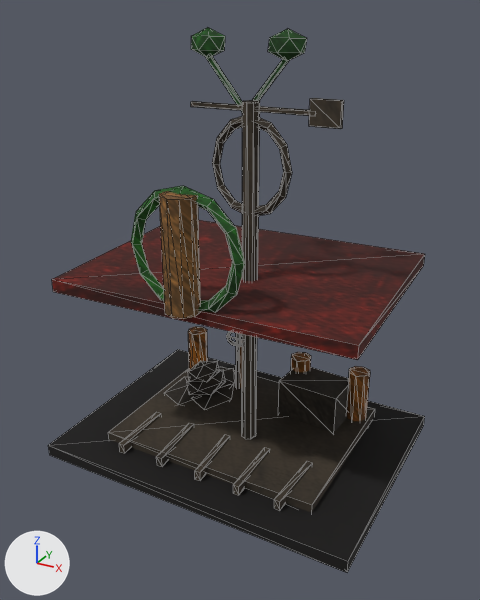
What one commit did to the glTF model pilots/map-rebuild-spike/landmarks/seed-run/center-seed-vault.glb.
Rendered twice from a 50 mm lens placed at (4.97, -9.2, 7.43), pointed at (0.06, -0.27, 2.97). Lighting does not change. The marker at lower left points along +X, +Y and +Z. The older version comes first. Mesh edges are drawn as thin lines. Vertices at exactly the same position are counted once.

Names of what the first picture shows: 'center-seed-vault'.
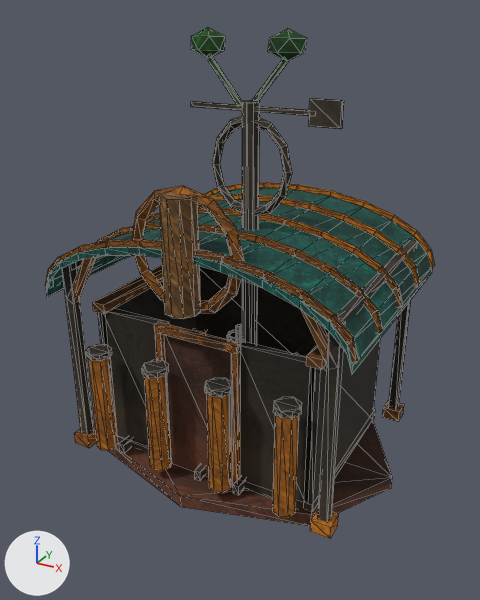
Commit message: art(store): Seed Run — enclose and brace the curved seed vault

What differs and where, as boxes [x1, y1, x2, y2] in the pictures (480 x 600 px):
'center-seed-vault', reshaped (6% shorter)
    before: [48, 27, 425, 572]
    after: [45, 27, 434, 538]
part 1 of me_center_seed_vault_mesh, added (brown)
    after: [109, 420, 392, 526]
part 2 of me_center_seed_vault_mesh, rebuilt (33% taller)
    before: [52, 220, 425, 360]
    after: [46, 187, 432, 374]
part 3 of me_center_seed_vault_mesh, built on
    before: [48, 349, 425, 572]
    after: [45, 182, 434, 538]
part 4 of me_center_seed_vault_mesh, surface changed (green to brown)
    both: [131, 186, 244, 312]

Patch to the scene script:
```diff
--- a/pilots/map-rebuild-spike/landmarks/seed-run/center-seed-vault.glb.py
+++ b/pilots/map-rebuild-spike/landmarks/seed-run/center-seed-vault.glb.py
@@ me_center_seed_vault_mesh @@
 # used by ob_center_seed_vault; location = (0.0, 0.0, 0.0)
-me_center_seed_vault_mesh.from_pydata(...)  # 460 vertices, 800 faces; spans x -2.85..2.85, y -2.16..2.16, z 0.0..7.17
+me_center_seed_vault_mesh.from_pydata(...)  # 1320 vertices, 2148 faces; spans x -2.85..2.85, y -2.16..2.16, z 0.0..7.17
+# me_center_seed_vault_mesh part 1: a new loose piece, an 8-sided cylinder along z spanning x -2.85..2.85, y -2.14..2.05, z 0.0..0.22, in mat_seed_runlandmarkpackmaterial (picture img_seed_run_landmarks_atlas)
+# me_center_seed_vault_mesh part 2: the loose piece of 8 vertices spanning x -2.63..2.63, y -1.95..2.16, z 3.22..3.44 is rebuilt with 52 vertices and now spans x -2.63..2.63, y -1.95..2.16, z 3.1..4.32
+# me_center_seed_vault_mesh part 3: 8 vertices removed from x -2.85..2.85, y -2.15..2.05, z 0.0..0.22; 808 vertices added at x -2.67..2.67, y -2.07..2.12, z 0.22..4.4
+# me_center_seed_vault_mesh part 4: 96 kept faces spanning x -0.96..0.96, y -1.87..-1.67, z 3.3..5.22 get new texture (UV) coordinates
 me_center_seed_vault_mesh.materials.append(mat_seed_runlandmarkpackmaterial)
```
